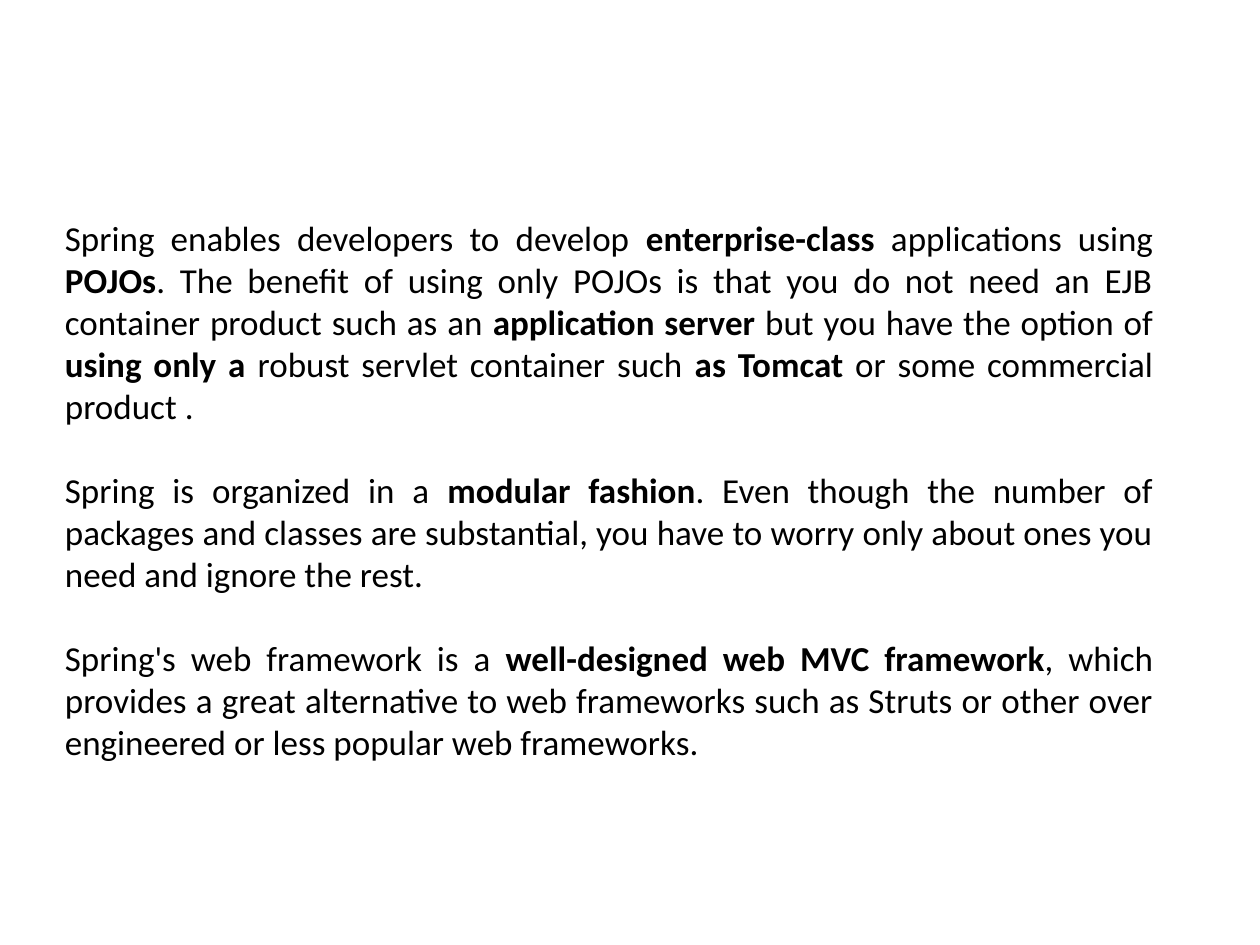
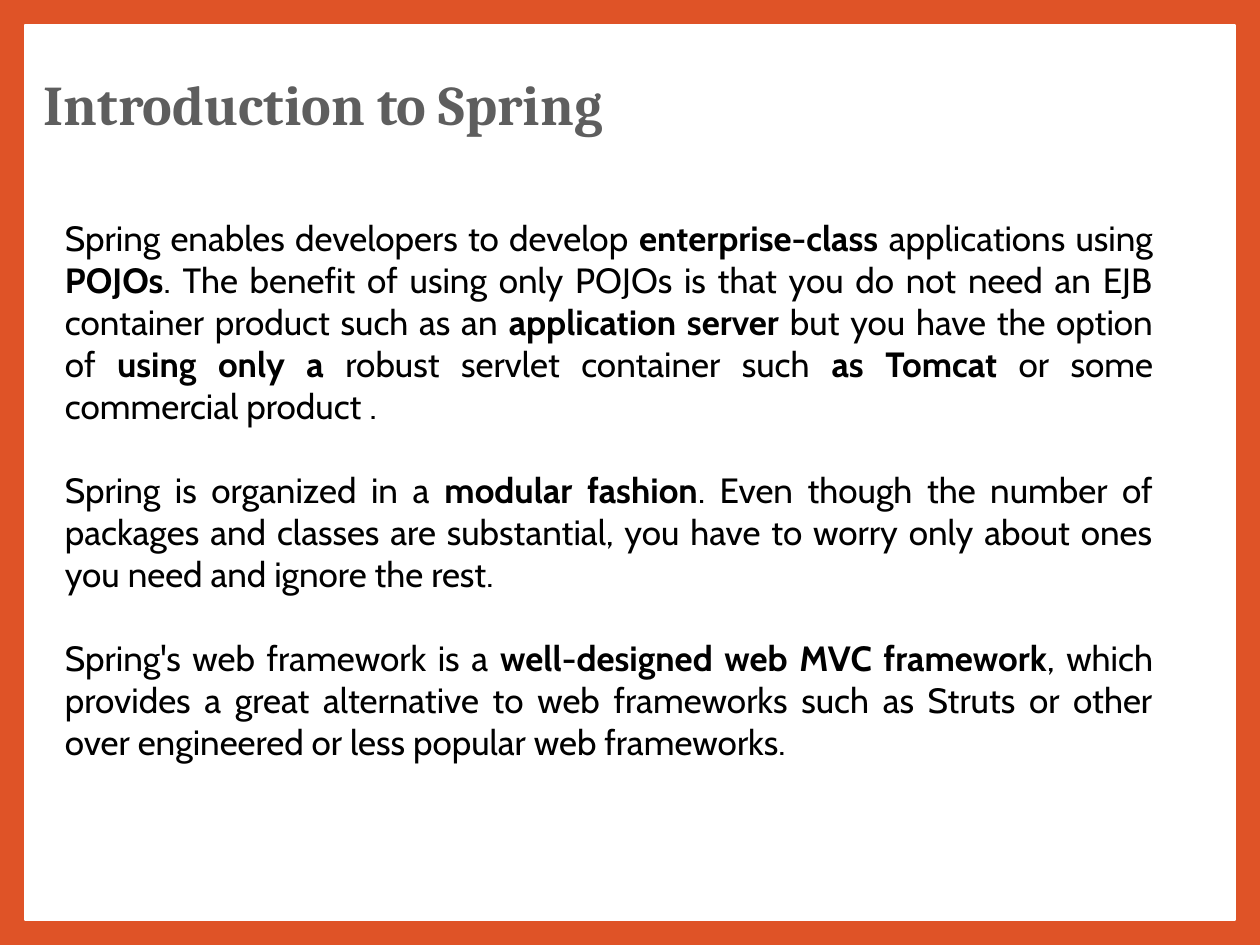
Before and after one commit to jrambasana/AJP2022-material, a slide deck: slide 3 of AJP Slides/AJP (01ce0502) - Unit 7 - Spring.pptx. Drawn at 1260x945 pixels with LibreOffice and Linux fonts; fonts in the diff are those of the drawing; background and template pictures are left out. Boxes give left, top, right and bottom in pixels: in the first picture for what was removed or moved away, otherwise in the second. Text is boxed around its words. In the diff, an @@ line names an element or a change of style, - is before the commit and + after.

```diff
--- a/AJP Slides/AJP (01ce0502) - Unit 7 - Spring.pptx
+++ b/AJP Slides/AJP (01ce0502) - Unit 7 - Spring.pptx
@@ background picture (left out) to #DF5327 @@
@@ rectangle added at bbox=[25, 25, 1235, 920], fill #FFFFFF, outline #FFFFFF 1 pt @@
@@ text "Introduction to Spring": place and size @@
-text "Introduction to Spring" at bbox=[42, 73, 640, 154]
+text "Introduction to Spring" at bbox=[44, 86, 603, 137]
@@ text "Introduction to Spring" at bbox=[44, 86, 603, 137]: font Calibri to Cambria, text colour #FFFFFF to #5E5E5E @@
@@ text "Spring enables developers to develop ..." at bbox=[65, 224, 1153, 764]: font Calibri to Cabin @@
```
Also in this commit, not shown: 46 other slides changed, 3 slides added, 2 slides removed, 17 other files.
